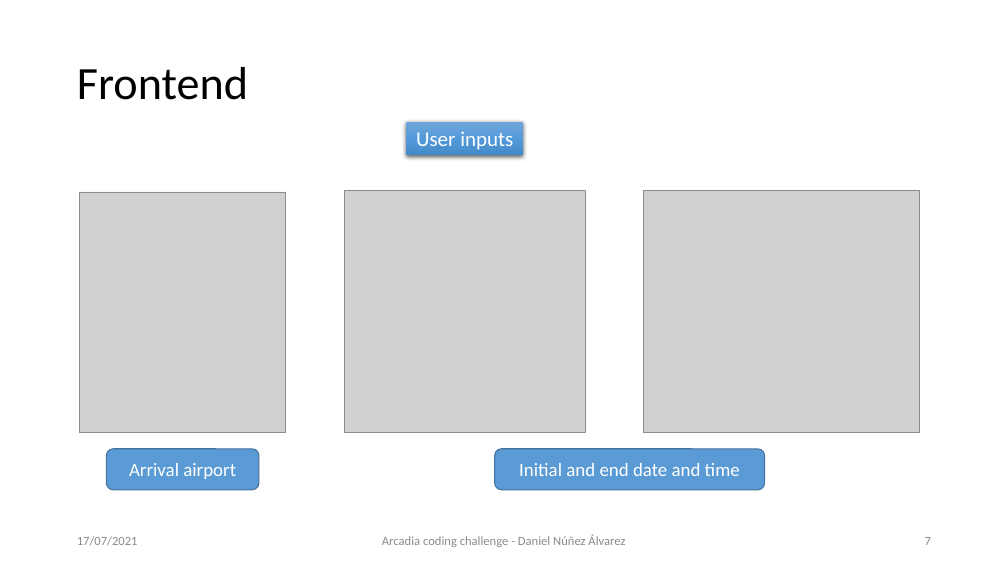
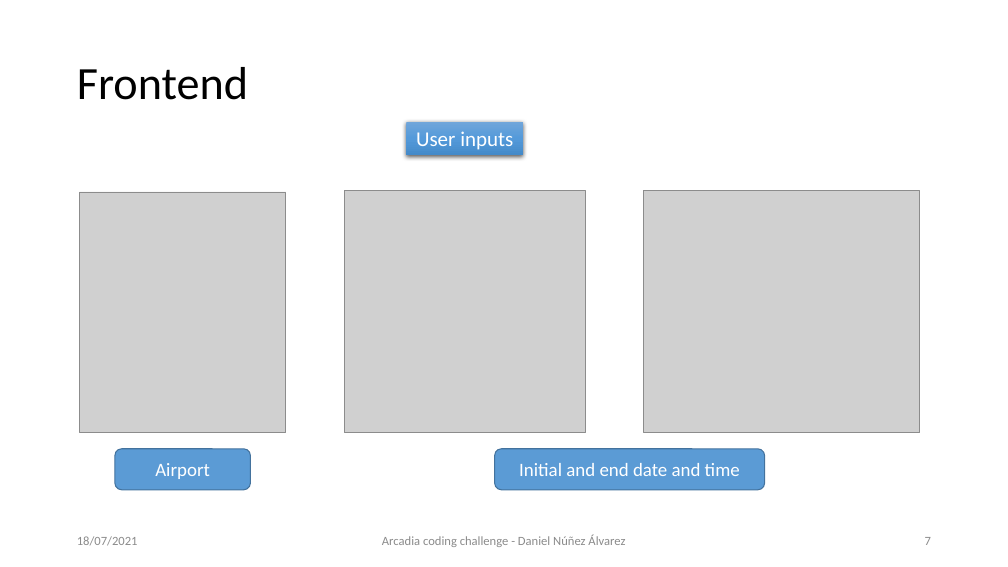
Before and after one commit to DanielNunezAlvarez/opensky, a slide deck: slide 7 of additionalMaterial/Arcadia coding challenge.pptx. Drawn at 1008x567 pixels with LibreOffice and Linux fonts; fonts in the diff are those of the drawing; grey boxes stand for pictures. Boxes give left, top, right and bottom in pixels: in the first picture for what was removed or moved away, otherwise in the second. Text is boxed around its words. In the diff, an @@ line names an element or a change of style, - is before the commit and + after.

```diff
--- a/additionalMaterial/Arcadia coding challenge.pptx
+++ b/additionalMaterial/Arcadia coding challenge.pptx
@@ rounded rectangle "Airport": place and size @@
-rounded rectangle "Airport" at [107,449,259,490]
+rounded rectangle "Airport" at [115,449,250,490]
@@ text in rounded rectangle at [155,463,210,479]: text changed @@
-Arrival airport
+Airport
@@ text at [77,536,138,546]: text changed @@
-17/07/2021
+18/07/2021
```
Also in this commit, not shown: 9 other slides changed, 3 other files.
